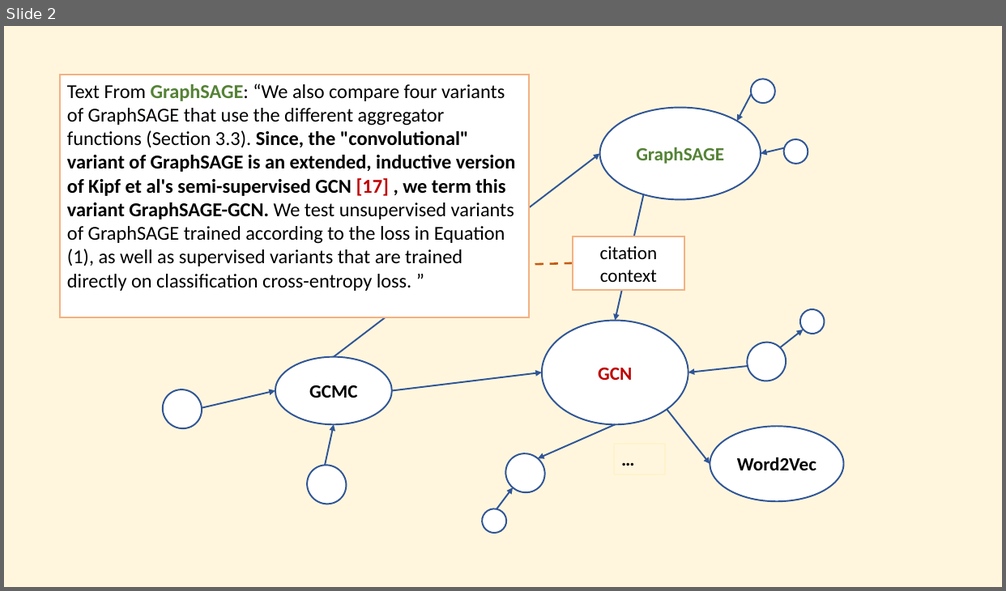
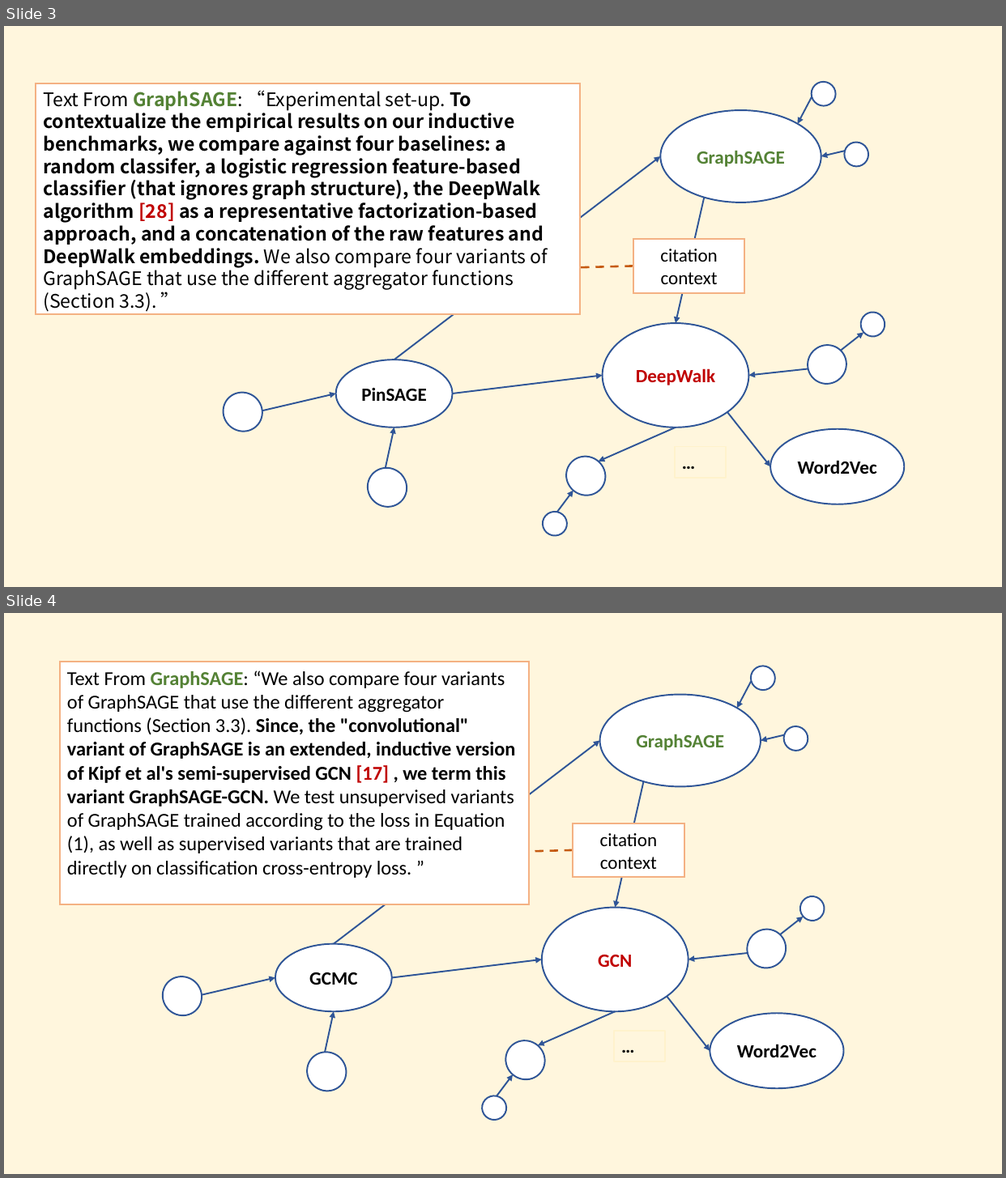
Before and after one commit to DM2-ND/CiteExplainer, a slide deck: resources/graph examples.pptx. Shown one above the other, each under a label of ours: slide 2 before the commit, slides 3 and 4 after it. The pictures are 1006x591 and 1006x1178 pixels, drawn with LibreOffice and Linux fonts; fonts in the diff are those of the drawing. Boxes give left, top, right and bottom in pixels: in the first picture for what was removed or moved away, otherwise in the second. Text is boxed around its words. In the diff, an @@ line names an element or a change of style, - is before the commit and + after.

```diff
--- a/resources/graph examples.pptx
+++ b/resources/graph examples.pptx
@@ slide 3 added at (4, 26, 1002, 587), background #FFF2CC at 66% opacity @@
@@ rectangle added at (36, 84, 581, 315), fill #FFFFFF, outline #F4B183 1.5 pt, 18 pt, text #000000, bold @@
+Text From GraphSAGE: “Experimental set-up. To contextualize the empirical results on our inductive benchmarks, we compare against four baselines: a random classifer, a logistic regression feature-based classifier (that ignores graph structure), the DeepWalk algorithm [28] as a representative factorization-based approach, and a concatenation of the raw features and DeepWalk embeddings. We also compare four variants of GraphSAGE that use the different aggregator functions (Section 3.3). ”
@@ arrow added from (812, 97) to (798, 124), #2F5597 1.5 pt @@
@@ ellipse added at (808, 78, 841, 111), fill #FFFFFF, outline #2F5597 1.5 pt @@
@@ ellipse added at (661, 110, 821, 203), fill #FFFFFF, outline #2F5597 1.5 pt, 18 pt, text #548235, bold @@
+GraphSAGE
@@ ellipse added at (841, 138, 873, 171), fill #FFFFFF, outline #2F5597 1.5 pt @@
@@ arrow added from (394, 360) to (661, 156), #2F5597 1.5 pt @@
@@ arrow added from (845, 151) to (821, 156), #2F5597 1.5 pt @@
@@ arrow added from (705, 193) to (675, 323), #2F5597 1.5 pt @@
@@ rectangle added at (633, 239, 745, 293), fill #FFFFFF, outline #F4B183 1.5 pt, 18 pt, text #000000 @@
+citation context
@@ line added from (633, 267) to (577, 268), #C55A11 2 pt dashed @@
@@ ellipse added at (859, 310, 887, 339), fill #FFFFFF, outline #2F5597 1.5 pt @@
@@ ellipse added at (602, 323, 749, 427), fill #FFFFFF, outline #2F5597 1.5 pt, 18 pt, text #C00000, bold @@
+DeepWalk
@@ ellipse added at (800, 337, 854, 391), fill #FFFFFF, outline #2F5597 1.5 pt @@
@@ arrow added from (841, 351) to (863, 333), #2F5597 1.5 pt @@
@@ ellipse added at (335, 360, 453, 427), fill #FFFFFF, outline #2F5597 1.5 pt, 18 pt, text #000000, bold @@
+PinSAGE
@@ ellipse added at (215, 385, 270, 439), fill #FFFFFF, outline #2F5597 1.5 pt @@
@@ arrow added from (453, 394) to (602, 376), #2F5597 1.5 pt @@
@@ arrow added from (812, 369) to (749, 376), #2F5597 1.5 pt @@
@@ arrow added from (262, 411) to (335, 394), #2F5597 1.5 pt @@
@@ arrow added from (727, 412) to (770, 467), #2F5597 1.5 pt @@
@@ arrow added from (386, 468) to (394, 428), #2F5597 1.5 pt @@
@@ arrow added from (675, 428) to (599, 462), #2F5597 1.5 pt @@
@@ ellipse added at (770, 429, 905, 506), fill #FFFFFF, outline #2F5597 1.5 pt, 18 pt, text #000000, bold @@
+Word2Vec
@@ ellipse added at (360, 460, 415, 515), fill #FFFFFF, outline #2F5597 1.5 pt @@
@@ ellipse added at (559, 449, 614, 504), fill #FFFFFF, outline #2F5597 1.5 pt @@
@@ rectangle added at (675, 446, 726, 477), outline #FFF2CC 1.5 pt, 18 pt, text #000000, bold @@
+…
@@ ellipse added at (541, 510, 570, 538), fill #FFFFFF, outline #2F5597 1.5 pt @@
@@ arrow added from (557, 513) to (573, 491), #2F5597 1.5 pt @@
@@ what was slide 2 is now slide 4 @@
```
Also in this commit, not shown: 1 slide changed, 1 other slide added, 1 slide removed.
